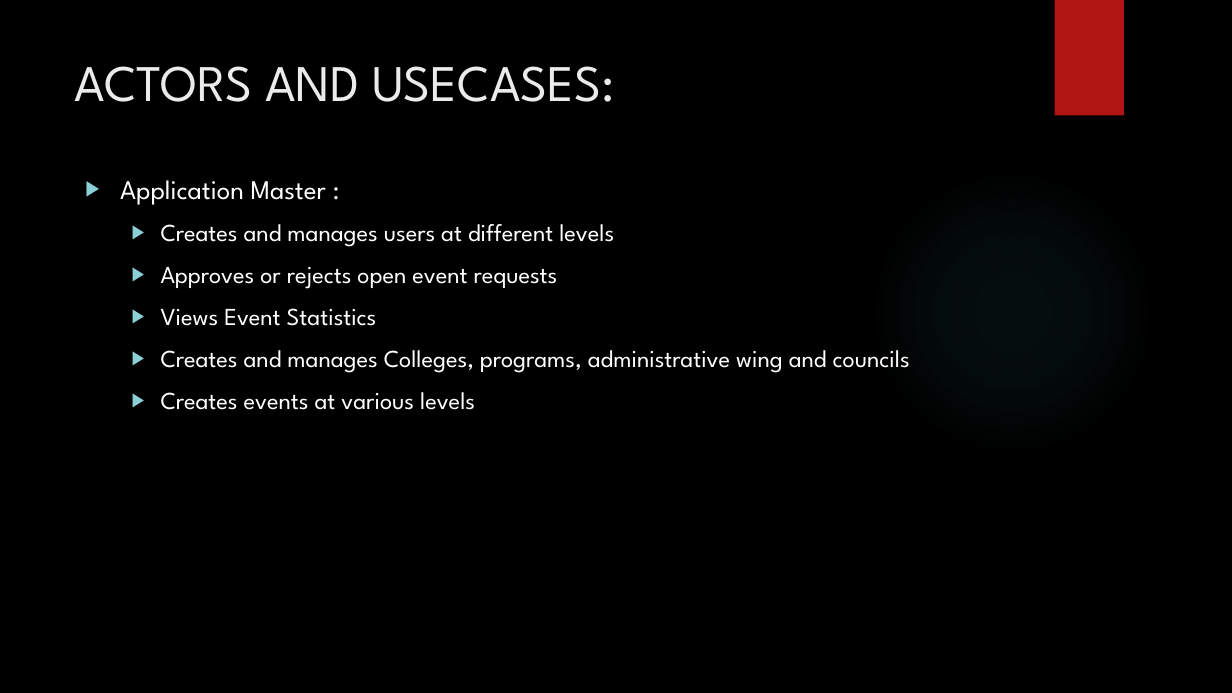
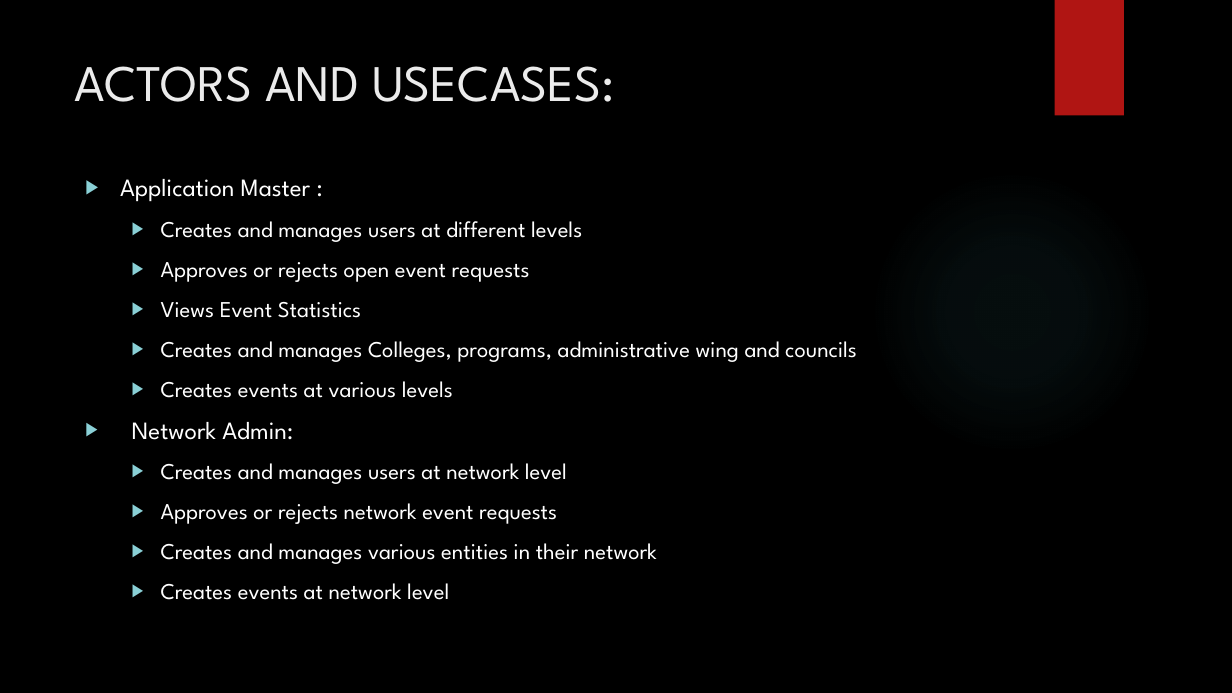
Before and after one commit to navahg/university-event-management-system, a slide deck: slide 8 of docs/Final Presentation.pptx (slide 7 before the commit). Drawn at 1232x693 pixels with LibreOffice and Linux fonts; fonts in the diff are those of the drawing; background and template pictures are left out. Boxes give left, top, right and bottom in pixels: in the first picture for what was removed or moved away, otherwise in the second. Text is boxed around its words. In the diff, an @@ line names an element or a change of style, - is before the commit and + after.

```diff
--- a/docs/Final Presentation.pptx
+++ b/docs/Final Presentation.pptx
@@ text at box(120, 179, 857, 398): size 21 to 19.4 pt in "Application Master :"; size 19 to 17.6 pt in "Creates and manages users at different levels", "Approves or rejects open event requests", "Views Event Statistics", "Creates and manages Colleges, programs, administrative wing ..." and 1 more places @@
@@ text at box(132, 422, 657, 600): paragraphs added @@
+▶ Network Admin:
+  ▶ Creates and manages users at network level
+  ▶ Approves or rejects network event requests
+  ▶ Creates and manages various entities in their network
+  ▶ Creates events at network level
```
Also in this commit, not shown: 2 other slides changed, 1 slide added, 1 other file.
